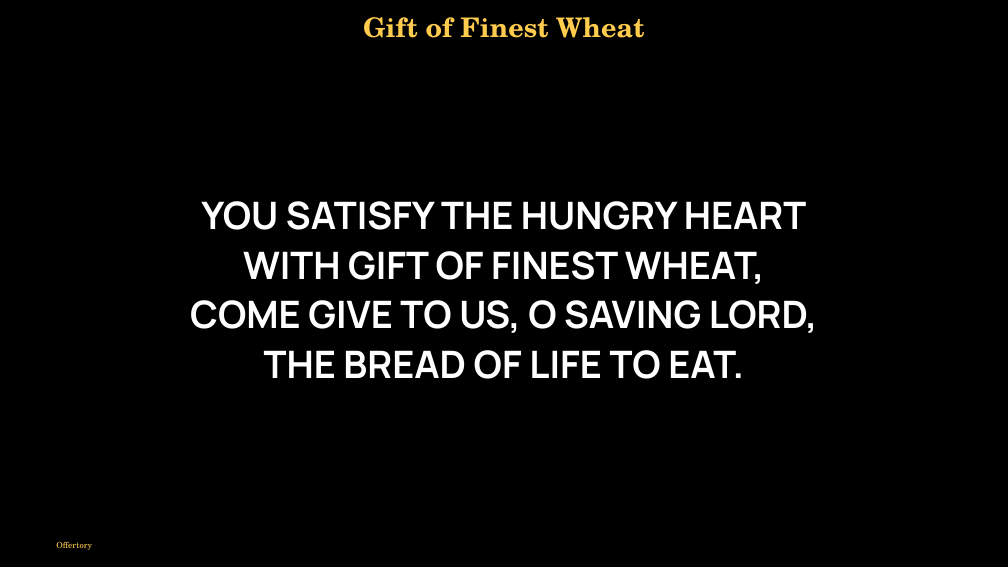
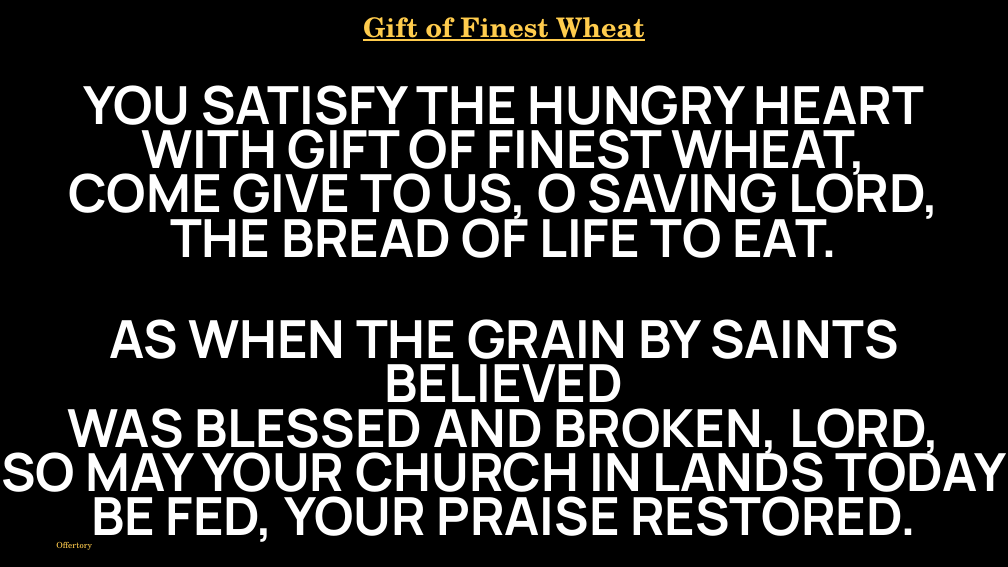
Before and after one commit to divinogabriel9/verbum, a slide deck: slide 38 of outputs/GFCC7Jun2026_TheSolemnityoftheMostHolyBodyandBloodofChrist.pptx (slide 40 before the commit). Drawn at 1008x567 pixels with LibreOffice and Linux fonts; fonts in the diff are those of the drawing. Boxes give left, top, right and bottom in pixels: in the first picture for what was removed or moved away, otherwise in the second. Text is boxed around its words. In the diff, an @@ line names an element or a change of style, - is before the commit and + after.

```diff
--- a/outputs/GFCC7Jun2026_TheSolemnityoftheMostHolyBodyandBloodofChrist.pptx
+++ b/outputs/GFCC7Jun2026_TheSolemnityoftheMostHolyBodyandBloodofChrist.pptx
@@ text "Gift of Finest Wheat" at <box>363,17,644,41</box>: underline on @@
@@ text "YOU SATISFY THE HUNGRY HEART": place and size @@
-text "YOU SATISFY THE HUNGRY HEART" at <box>190,201,818,379</box>
+text "YOU SATISFY THE HUNGRY HEART" at <box>68,85,940,258</box>
@@ text "YOU SATISFY THE HUNGRY HEART" at <box>68,85,940,258</box>: size 54 to 75 pt; line spacing 1 to 0.7; less space between paragraphs @@
@@ text added at <box>1,319,1006,545</box>, 75 pt, text #FFFFFF, bold @@
+AS WHEN THE GRAIN BY SAINTS BELIEVED
+WAS BLESSED AND BROKEN, LORD,
+SO MAY YOUR CHURCH IN LANDS TODAY
+BE FED, YOUR PRAISE RESTORED.
```
Also in this commit, not shown: 12 other slides changed, 11 slides removed, 11 other files.
